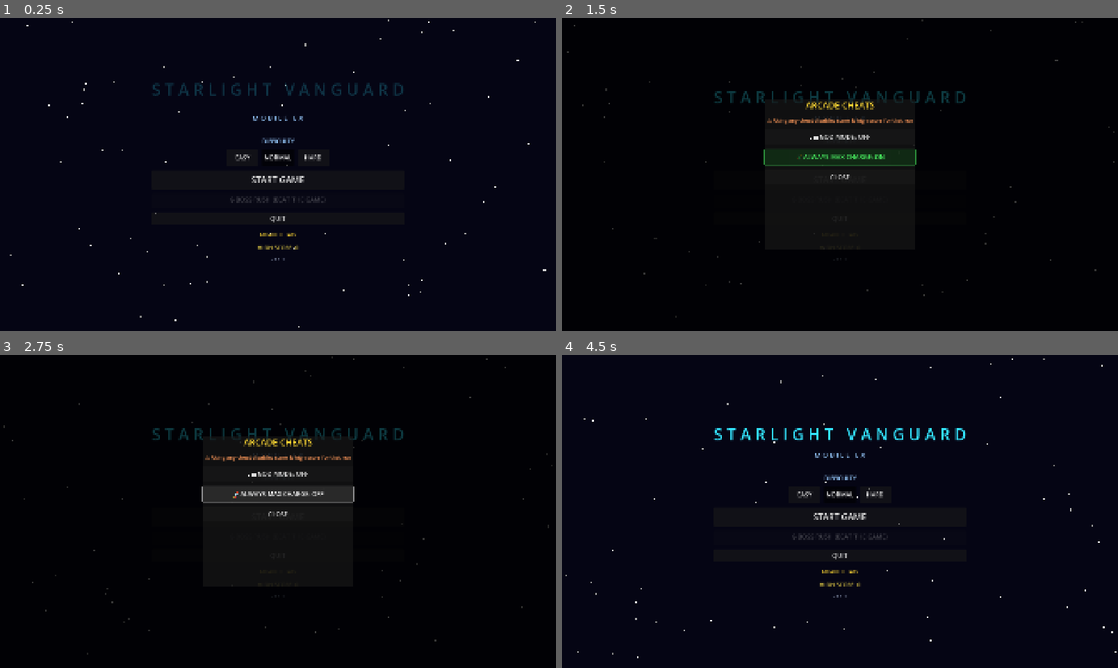
Above: before the commit, frames 1-4 (two rows, left to right).
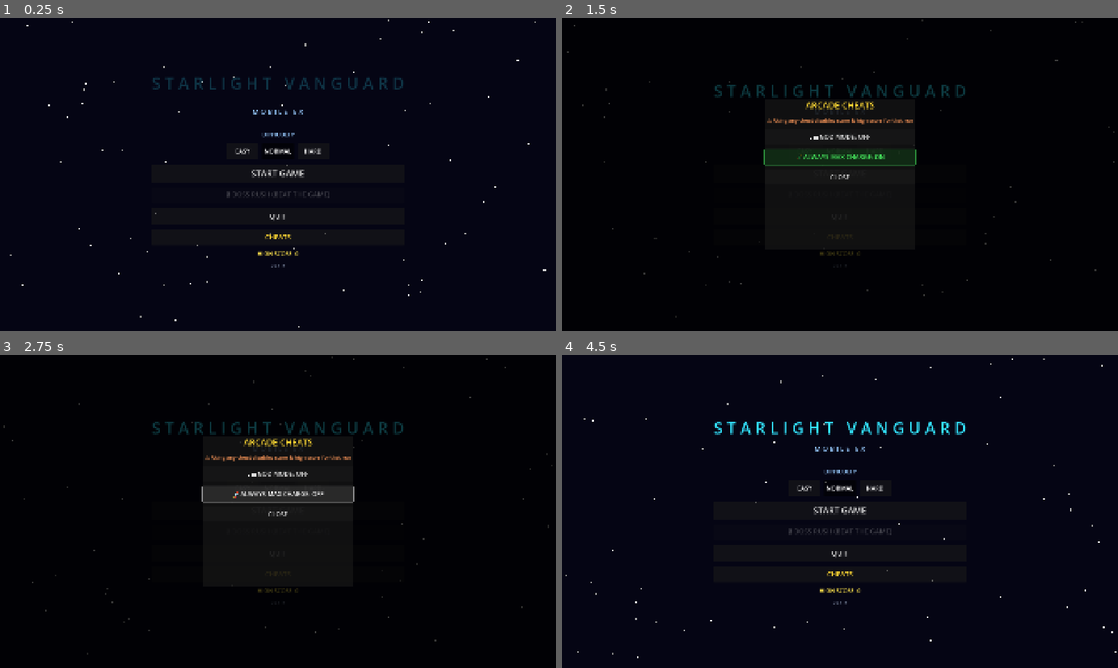
Above: after the commit, the same moments.

Repository: b6-stack/rtype-game
Game: Godot game, scene res://scenes/main_menu/MainMenu.tscn
Same seed, same stepped clock (60 frames per second), same inputs: the game is played once before the commit and once after it.
Inputs:
- Up to frame 1 (0.25 s): no input
- Up to frame 2 (1.5 s): click "─── ARCADE CHEATS ───" (after the commit: "CHEATS") at 0.5 s; click "EASY" at 1.25 s
- Up to frame 3 (2.75 s): click "EASY" at 2 s
- Up to frame 4 (4.5 s): click "NORMAL" at 2.75 s; click "NORMAL" at 3.5 s; click "START GAME" at 4.25 s

The runs differ from the first frame. In frame 1, 2.0% of the frame differs, in the area x 27-73%, y 19-80%; in frame 2, 0.7%; in frame 3, 0.7%; in frame 4, 2.4%, in the area x 27-73%, y 21-80%.

Commit message:
Resize main-menu secondary buttons to a consistent, larger size
Boss Rush / Ultra Mode / Quit / Cheats were all slightly different
sizes (44-48px tall, font 20-22), with the Cheats button especially
small (32px, font 16, flat). Unified them all to 56px tall / font 24,
and shortened "ARCADE CHEATS" to just "CHEATS" now that it opens a
popup with its own clearly-labeled title. Verified visually on-device
that everything still fits comfortably.

Co-Authored-By: Claude Sonnet 5 <noreply@anthropic.com>

Diff:
--- a/autoloads/GameState.gd
+++ b/autoloads/GameState.gd
@@ -8,7 +8,7 @@
 
 ## Bump this alongside export_presets.cfg's version/name on every release
 ## so the main menu version label reflects what's actually installed.
-const APP_VERSION := "2.1.1"
+const APP_VERSION := "2.1.2"
 
 signal score_changed(new_score: int)
 signal lives_changed(new_lives: int)
--- a/scenes/main_menu/MainMenu.tscn
+++ b/scenes/main_menu/MainMenu.tscn
@@ -98,30 +98,29 @@
 [node name="BossRushButton" type="Button" parent="Center/VBox"]
 layout_mode = 2
 text = "⚔ BOSS RUSH"
-custom_minimum_size = Vector2(360, 48)
-theme_override_font_sizes/font_size = 22
+custom_minimum_size = Vector2(360, 56)
+theme_override_font_sizes/font_size = 24
 theme_override_colors/font_color = Color(1.0, 0.55, 0.3, 1)
 
 [node name="UltraModeButton" type="Button" parent="Center/VBox"]
 layout_mode = 2
 visible = false
 text = "🌈 ULTRA MODE: OFF"
-custom_minimum_size = Vector2(360, 44)
-theme_override_font_sizes/font_size = 20
+custom_minimum_size = Vector2(360, 56)
+theme_override_font_sizes/font_size = 24
 
 [node name="QuitButton" type="Button" parent="Center/VBox"]
 layout_mode = 2
 text = "QUIT"
-custom_minimum_size = Vector2(360, 44)
-theme_override_font_sizes/font_size = 22
+custom_minimum_size = Vector2(360, 56)
+theme_override_font_sizes/font_size = 24
 
 [node name="CheatsOpenBtn" type="Button" parent="Center/VBox"]
 layout_mode = 2
-text = "─── ARCADE CHEATS ───"
-custom_minimum_size = Vector2(360, 32)
-theme_override_font_sizes/font_size = 16
+text = "CHEATS"
+custom_minimum_size = Vector2(360, 56)
+theme_override_font_sizes/font_size = 24
 theme_override_colors/font_color = Color(1.0, 0.85, 0.2, 1)
-flat = true
 
 [node name="HiScoreLabel" type="Label" parent="Center/VBox"]
 layout_mode = 2
Not shown, changed: export_presets.cfg
